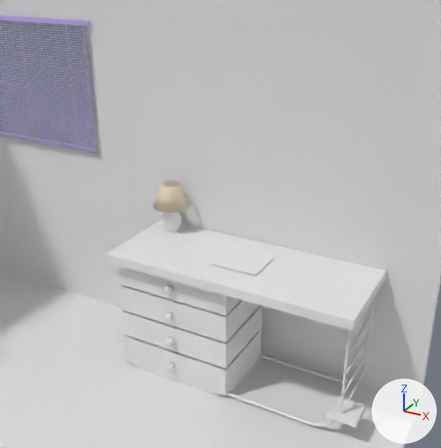
Before and after pictures for a commit that changed the Blender file Isometric Room'/room_v002.blend.
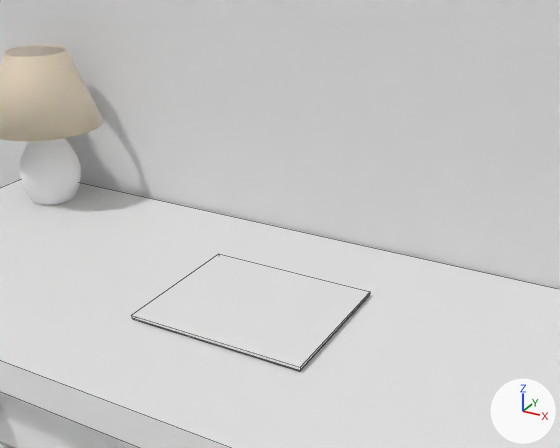
There are two pictures of each version: one from a 50 mm lens placed at (5.69, -3.46, 5.05), pointed at (2.44, 2.46, 2.09), one close up from a 50 mm lens placed at (3.94, 0.42, 3.0), pointed at (2.77, 2.56, 1.93). Lighting does not change. The marker at lower right points along +X, +Y and +Z. The close-ups show mesh edges as thin lines.

Names of what the first close-up shows: 'Desk', 'Desk Support', 'Lamp_base', 'Lampshade', 'Laptop Base', 'Room'.
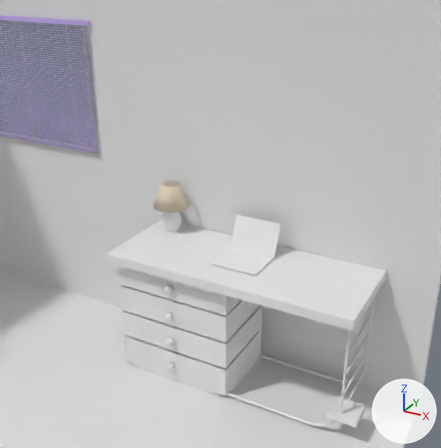
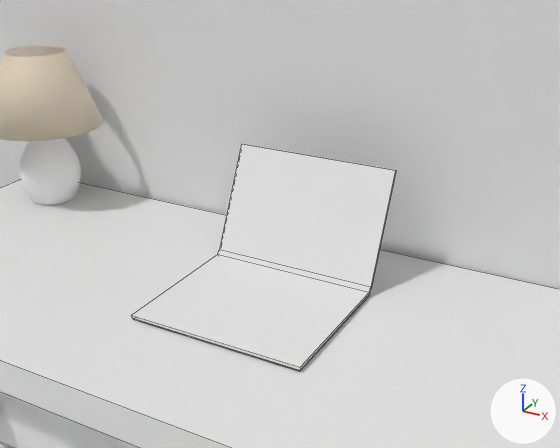
Changed parts and their boxes (x1, y1, x2, y2) in the close-ups (560 x 448 px):
'Laptop Base', reshaped (11% wider, 93% taller)
    before: (131, 254, 370, 371)
    after: (131, 144, 396, 371)
part 1 of me_plane_001, built on
    before: (300, 292, 370, 370)
    after: (218, 144, 396, 370)

What changed in the scene script:
```text
Change me_plane_001:
    used by ob_laptop_base; location = (2.829, 2.28, 1.775); scale = (0.294, 0.248, 0.248)
    remove me_plane_001.from_pydata(...)  # 16 vertices, 14 faces; spans x -1.0..1.0, y -1.0..1.0, z -0.08..0.0
    add me_plane_001.from_pydata(...)  # 24 vertices, 22 faces; spans x -1.0..1.0, y -1.0..1.71, z -0.08..1.47
    me_plane_001 part 1
    1 face is deleted
    2 vertices move from x -1.0..1.0, y 1.0, z 0.0 to x -1.0..1.0, y 0.98, z 0.0
    8 vertices are added at x -1.0..1.0, y 1.01..1.71, z 0.03..1.47
    9 new faces join them
```
